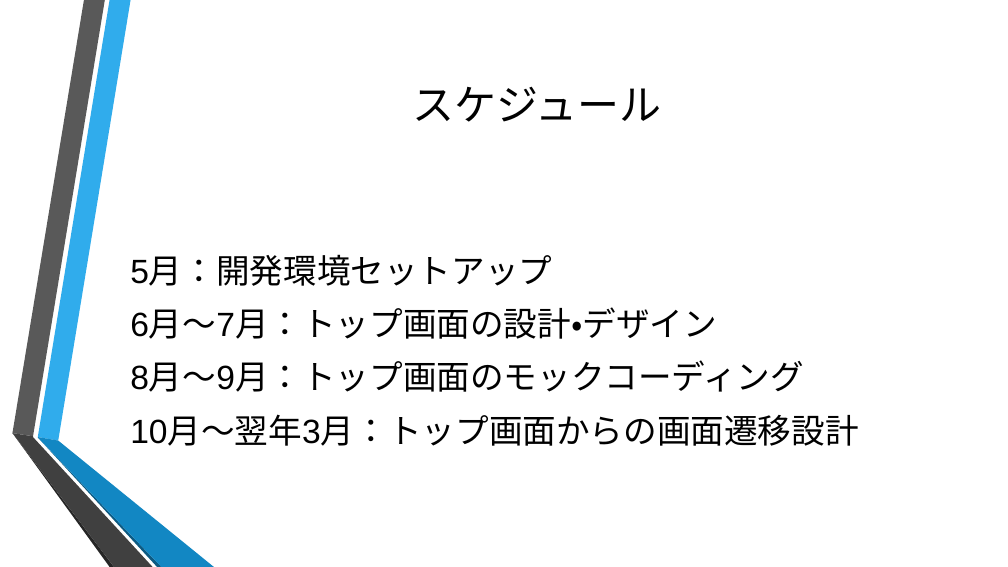
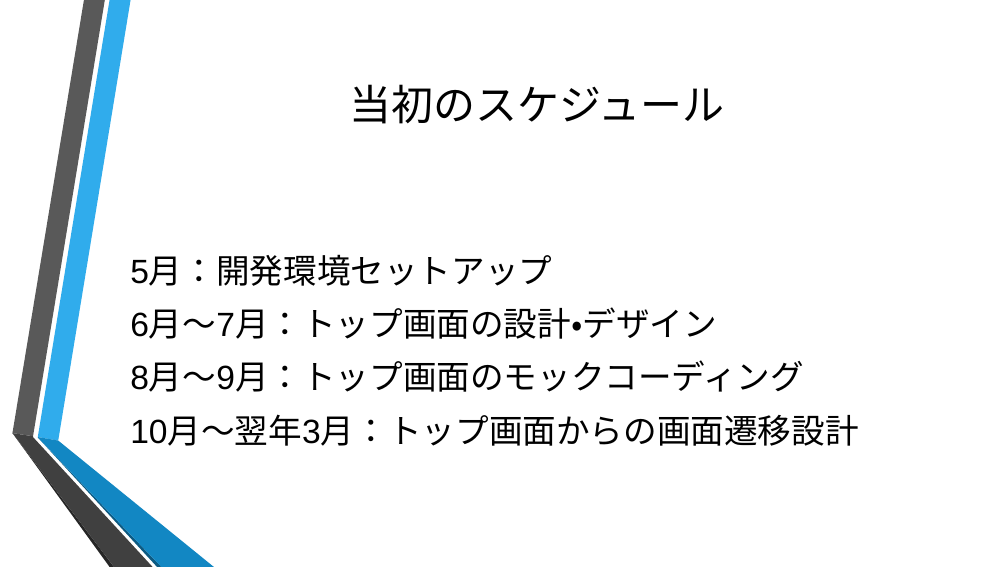
Before and after one commit to aimProjects/home-page-top, a slide deck: slide 4 of ２０１８年サイトリニューアル発表.pptx (slide 5 before the commit). Drawn at 1008x567 pixels with LibreOffice and Linux fonts; fonts in the diff are those of the drawing; background and template pictures are left out. Boxes give left, top, right and bottom in pixels: in the first picture for what was removed or moved away, otherwise in the second. Text is boxed around its words. In the diff, an @@ line names an element or a change of style, - is before the commit and + after.

```diff
--- a/２０１８年サイトリニューアル発表.pptx
+++ b/２０１８年サイトリニューアル発表.pptx
@@ title at box(350, 84, 725, 124): text changed @@
-スケジュール
+当初のスケジュール
```
Also in this commit, not shown: 4 other slides changed, 1 slide removed.
